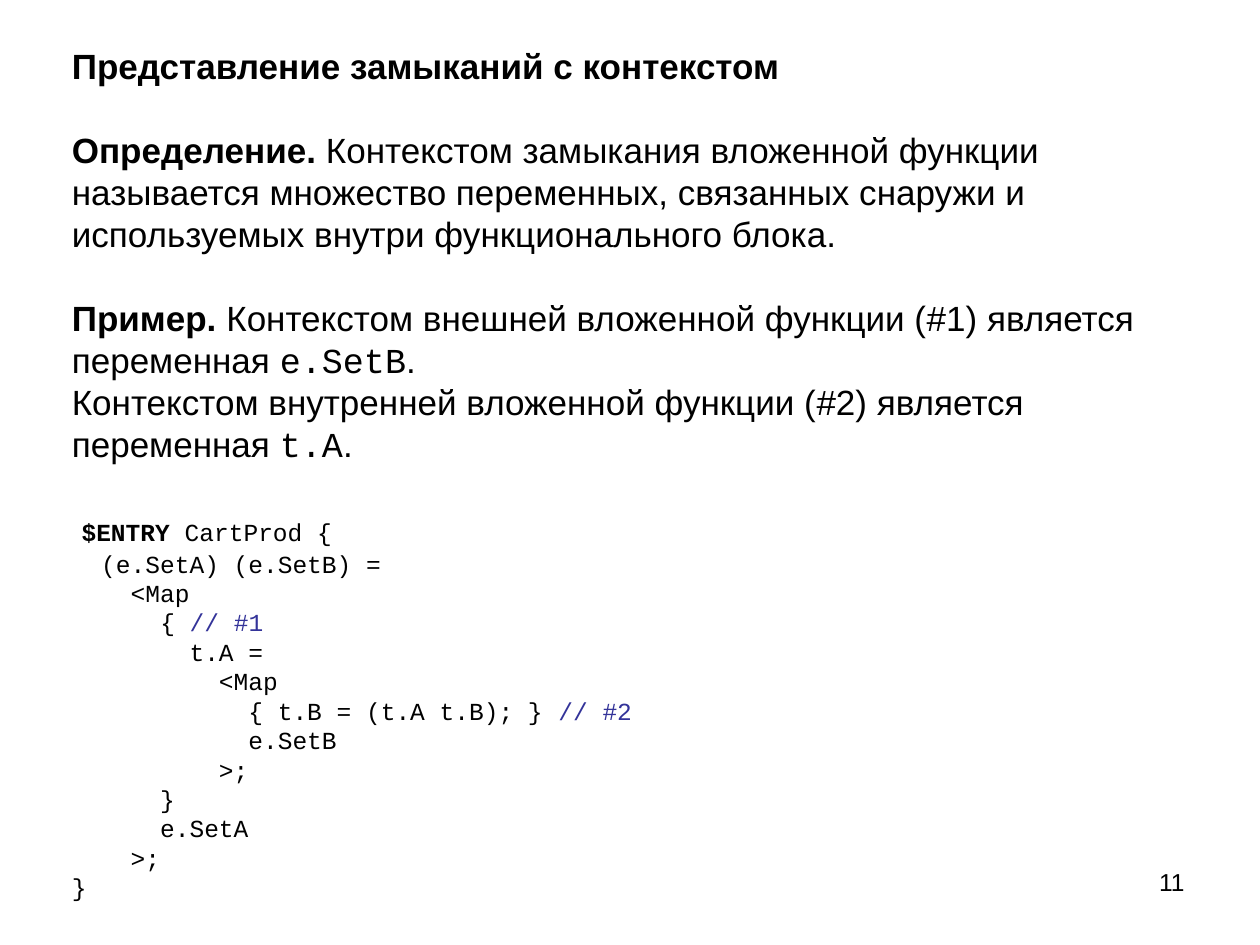
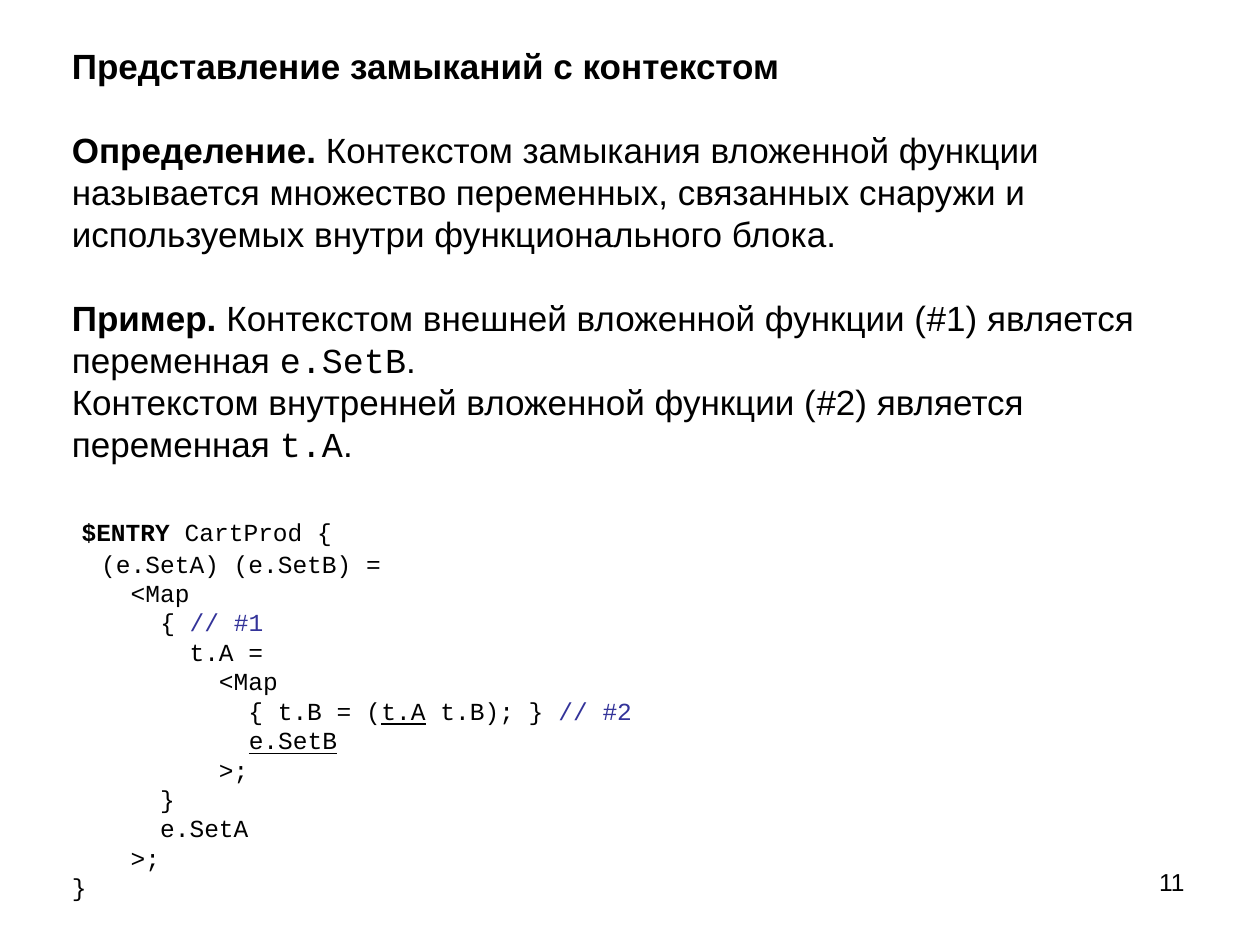
Before and after one commit to Mazdaywik/Refal-05, a slide deck: slide 11 of doc/Компилятор Простого Рефала.ppt. Drawn at 1260x945 pixels with LibreOffice and Linux fonts; fonts in the diff are those of the drawing. Boxes give left, top, right and bottom in pixels: in the first picture for what was removed or moved away, otherwise in the second. Text is boxed around its words. In the diff, an @@ line names an element or a change of style, - is before the commit and + after.

```diff
--- a/doc/Компилятор Простого Рефала.ppt
+++ b/doc/Компилятор Простого Рефала.ppt
@@ text "Представление замыканий с контекстом Определение. ..." at [72, 53, 1134, 838]: underline on in "(t.A e.SetB" @@
```
Also in this commit, not shown: 6 other slides changed, 2 other files.
